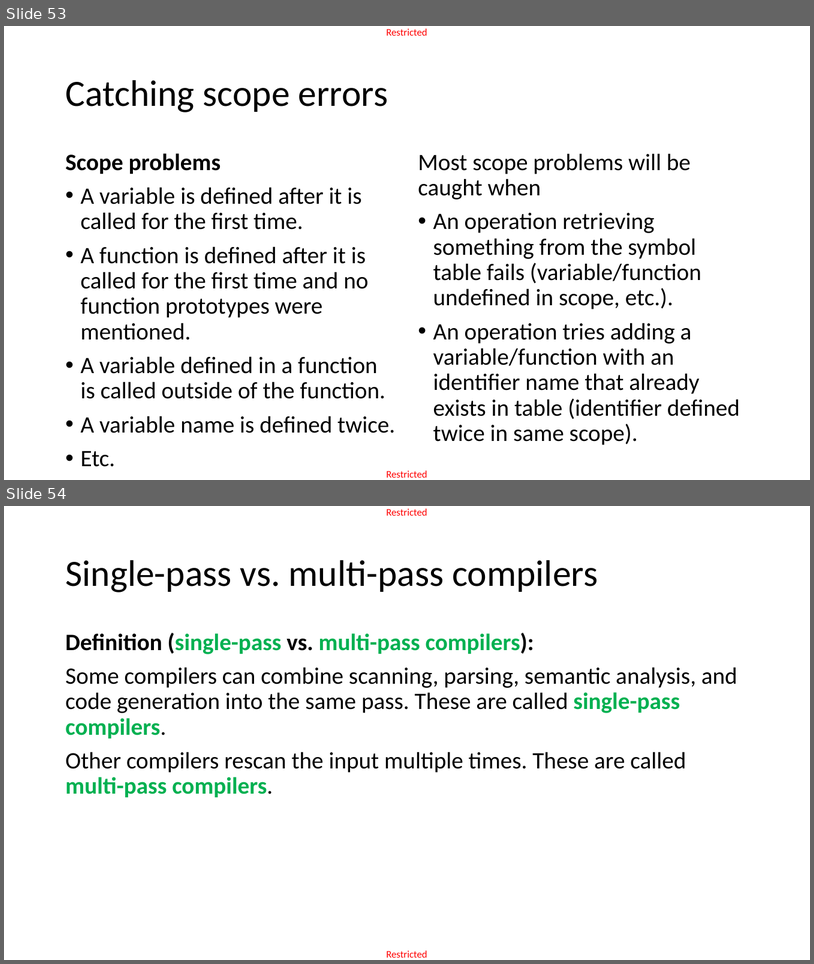
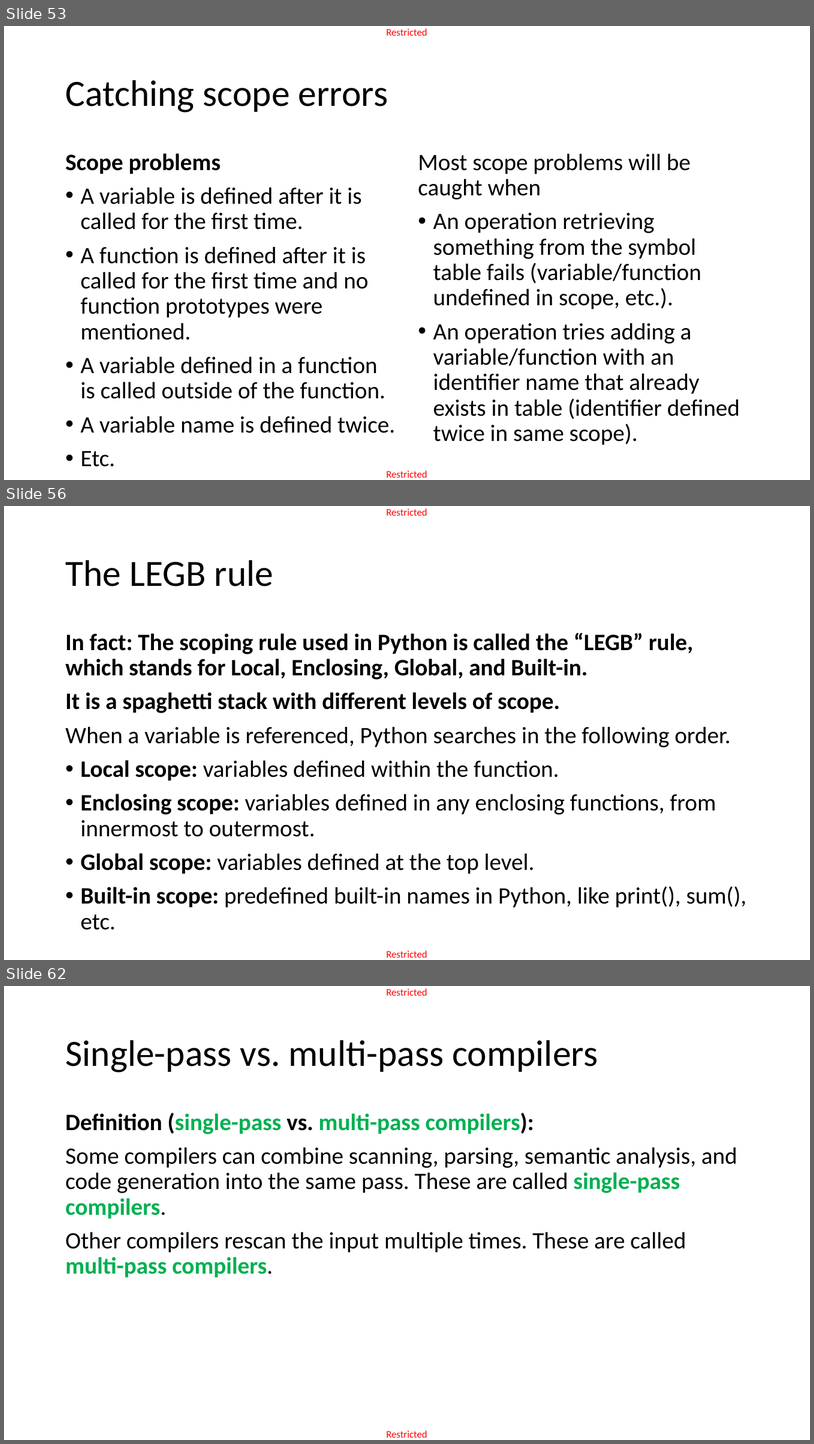
Before and after one commit to matthieudemari/SUTD_PLC_50_051, a slide deck: W12/W12S1/W12S1.pptx. Shown one above the other, each under a label of ours: slides 53 and 54 before the commit, slides 53, 56 and 62 after it; the slides between them are not shown. The pictures are 814x964 and 814x1444 pixels, drawn with LibreOffice and Linux fonts; fonts in the diff are those of the drawing. Boxes give left, top, right and bottom in pixels: in the first picture for what was removed or moved away, otherwise in the second. Text is boxed around its words. In the diff, an @@ line names an element or a change of style, - is before the commit and + after.

```diff
--- a/W12/W12S1/W12S1.pptx
+++ b/W12/W12S1/W12S1.pptx
@@ slide 56 added at box(4, 506, 810, 960), background #FFFFFF; not listed: 2 template elements that a slide beside it also shows @@
@@ title added at box(65, 560, 273, 586), 44 pt, text #000000 @@
+The LEGB rule
@@ text added at box(65, 633, 747, 930), 28 pt, text #000000 @@
+In fact: The scoping rule used in Python is called the “LEGB” rule, which stands for Local, Enclosing, Global, and Built-in.
+It is a spaghetti stack with different levels of scope.
+When a variable is referenced, Python searches in the following order.
+• Local scope: variables defined within the function.
+• Enclosing scope: variables defined in any enclosing functions, from innermost to outermost.
+• Global scope: variables defined at the top level.
+• Built-in scope: predefined built-in names in Python, like print(), sum(), etc.
@@ what was slide 54 is now slide 62 @@
```
Also in this commit, not shown: 6 slides changed, 7 other slides added, 1 other file.
